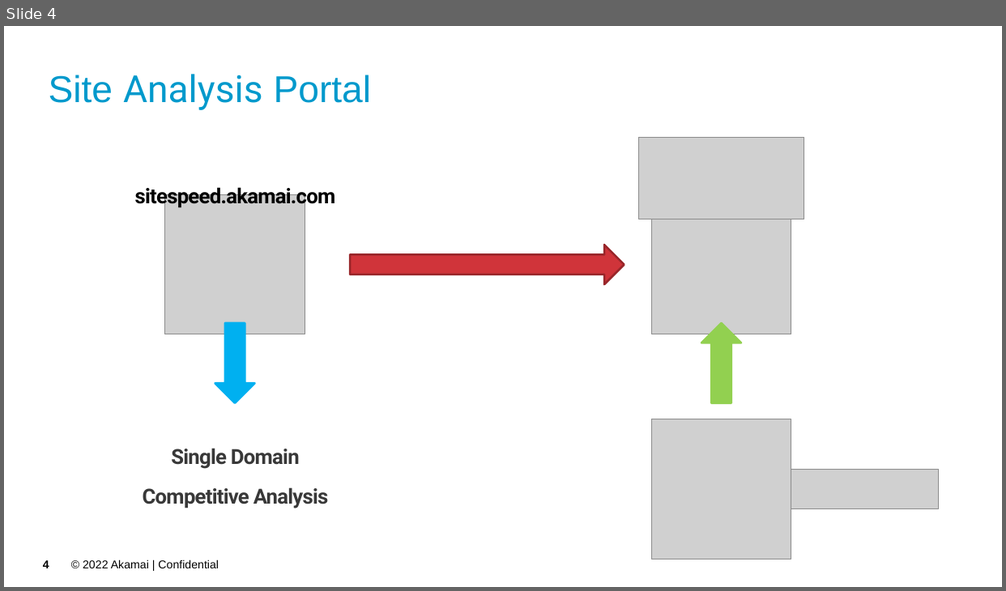
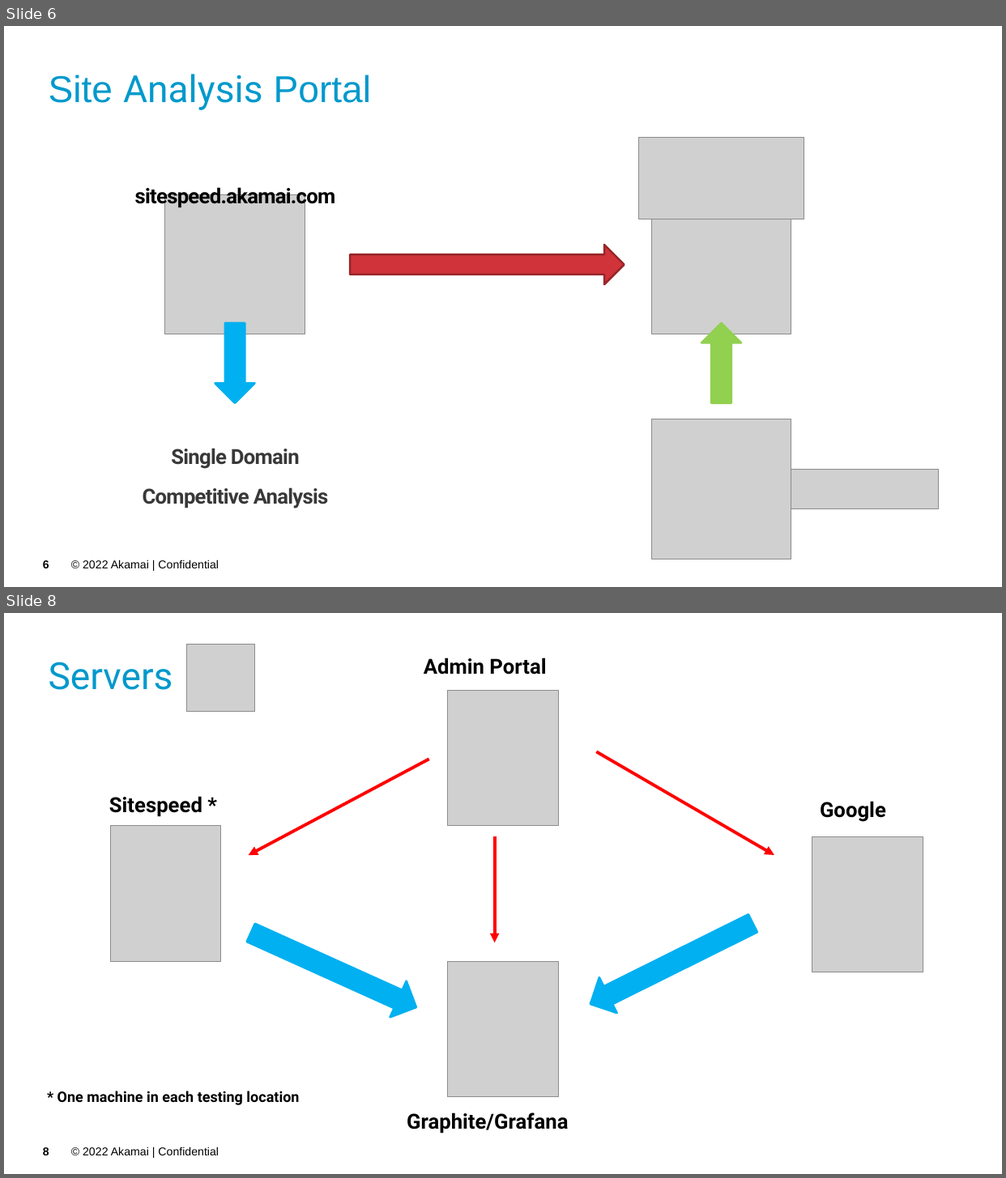
Before and after one commit to akamai-consulting/sitespeed, a slide deck: Info/Overview.pptx. Shown one above the other, each under a label of ours: slide 4 before the commit, slides 6 and 8 after it; the slides between them are not shown. The pictures are 1006x591 and 1006x1178 pixels, drawn with LibreOffice and Linux fonts; fonts in the diff are those of the drawing; grey boxes stand for pictures; background and template pictures are left out. Boxes give left, top, right and bottom in pixels: in the first picture for what was removed or moved away, otherwise in the second. Text is boxed around its words. In the diff, an @@ line names an element or a change of style, - is before the commit and + after.

```diff
--- a/Info/Overview.pptx
+++ b/Info/Overview.pptx
@@ slide 8 added at (x1=4, y1=613, x2=1002, y2=1174), background picture (left out); not listed: 2 template elements that a slide beside it also shows @@
@@ picture added at (x1=187, y1=644, x2=256, y2=712) @@
@@ text added at (x1=424, y1=658, x2=546, y2=675), 20 pt, text #000000, bold @@
+Admin Portal
@@ title added at (x1=49, y1=662, x2=173, y2=690), 36 pt, text #0099CC @@
+Servers
@@ picture added at (x1=448, y1=690, x2=559, y2=825) @@
@@ arrow added from (596, 752) to (774, 855), #FF0000 3 pt @@
@@ arrow added from (429, 759) to (248, 855), #FF0000 3 pt @@
@@ text added at (x1=109, y1=796, x2=202, y2=817), 20 pt, text #000000, bold @@
+Sitespeed *
@@ text added at (x1=820, y1=801, x2=886, y2=822), 20 pt, text #000000, bold @@
+Google
@@ picture added at (x1=110, y1=825, x2=221, y2=961) @@
@@ arrow added from (494, 837) to (494, 943), #FF0000 3 pt @@
@@ picture added at (x1=812, y1=837, x2=923, y2=973) @@
@@ down arrow added at (x1=243, y1=915, x2=424, y2=1025), fill #00B0F0, outline #00B0F0 2 pt @@
@@ down arrow added at (x1=582, y1=906, x2=761, y2=1022), fill #00B0F0, outline #00B0F0 2 pt @@
@@ picture added at (x1=448, y1=962, x2=559, y2=1097) @@
@@ text added at (x1=57, y1=1091, x2=299, y2=1105), 14 pt, text #000000, bold @@
+* One machine in each testing location
@@ text added at (x1=407, y1=1113, x2=569, y2=1134), 20 pt, text #000000, bold @@
+Graphite/Grafana
@@ what was slide 4 is now slide 6 @@
@@ page number at (x1=43, y1=561, x2=49, y2=569): text changed @@
-4
+6
```
Also in this commit, not shown: 6 slides changed, 2 other slides added, 6 slides removed.
